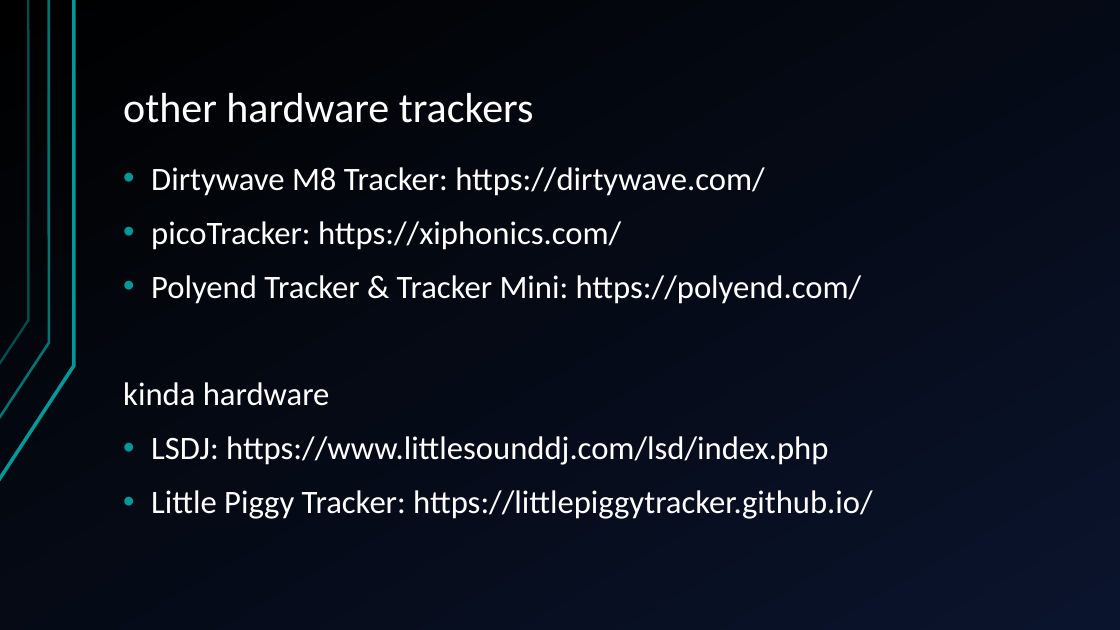
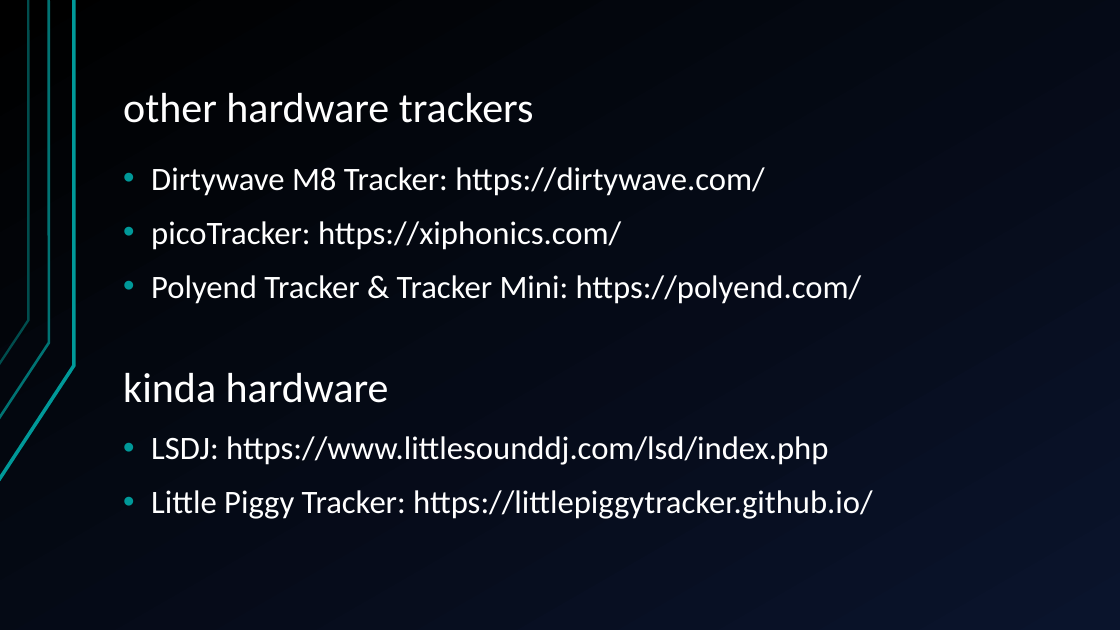
Before and after one commit to jegasus/m8-tracker-workshop, a slide deck: slide 26 of slides_v1.odp (slide 25 before the commit). Drawn at 1120x630 pixels with LibreOffice and Linux fonts; fonts in the diff are those of the drawing. Boxes give left, top, right and bottom in pixels: in the first picture for what was removed or moved away, otherwise in the second. Text is boxed around its words. In the diff, an @@ line names an element or a change of style, - is before the commit and + after.

```diff
--- a/slides_v1.odp
+++ b/slides_v1.odp
@@ text at (x1=123, y1=382, x2=330, y2=406): paragraph removed @@
-kinda hardware
@@ text added at (x1=123, y1=373, x2=389, y2=403), 36 pt, text #FFFFFF @@
+kinda hardware
```
Also in this commit, not shown: 1 other slide changed, 2 slides added, 1 slide removed.
